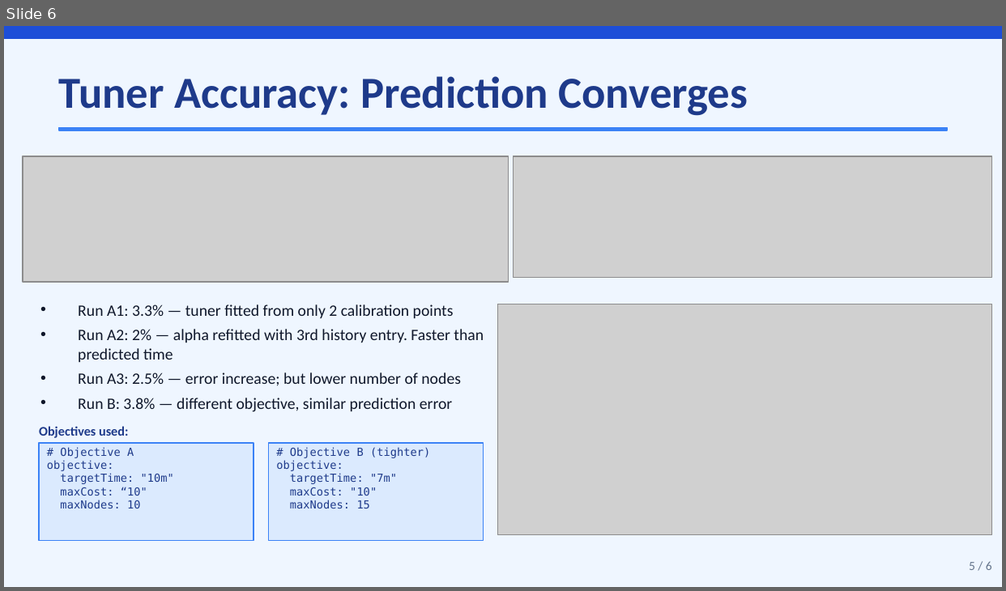
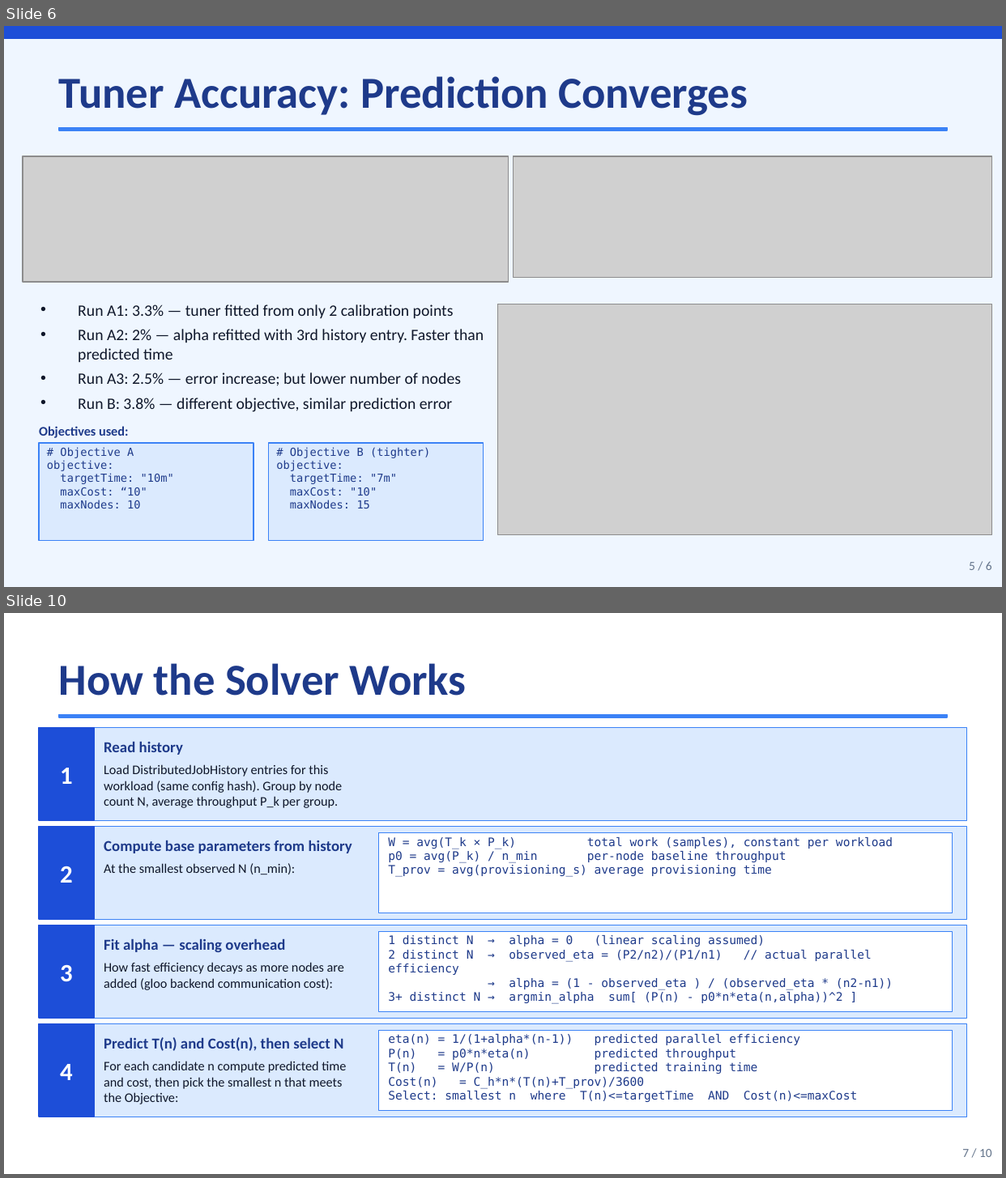
Before and after one commit to JonMukaj/praktikum2, a slide deck: presentation/final-finished.pptx. Shown one above the other, each under a label of ours: slide 6 before the commit, slides 6 and 10 after it; the slides between them are not shown. The pictures are 1006x591 and 1006x1178 pixels, drawn with LibreOffice and Linux fonts; fonts in the diff are those of the drawing; grey boxes stand for pictures. Boxes give left, top, right and bottom in pixels: in the first picture for what was removed or moved away, otherwise in the second. Text is boxed around its words. In the diff, an @@ line names an element or a change of style, - is before the commit and + after.

```diff
--- a/presentation/final-finished.pptx
+++ b/presentation/final-finished.pptx
@@ slide 10 added at <box>4,613,1002,1174</box>, background #FFFFFF @@
@@ text added at <box>59,663,467,696</box>, 32 pt, text #1E3A8A, bold @@
+How the Solver Works
@@ rectangle added at <box>39,728,967,820</box>, fill #DBEAFE, outline #3B82F6 0.5 pt @@
@@ rectangle added at <box>39,728,94,820</box>, fill #1D4ED8, outline #1D4ED8 1 pt @@
@@ rectangle added at <box>59,715,947,717</box>, fill #3B82F6, outline #3B82F6 1 pt @@
@@ text added at <box>104,742,183,755</box>, 11 pt, text #1E3A8A, bold @@
+Read history
@@ text added at <box>60,768,73,784</box>, 18 pt, text #FFFFFF, bold @@
+1
@@ text added at <box>104,764,343,808</box>, 9.5 pt, text #0F172A @@
+Load DistributedJobHistory entries for this workload (same config hash). Group by node count N, average throughput P_k per group.
@@ rectangle added at <box>39,827,967,919</box>, fill #DBEAFE, outline #3B82F6 0.5 pt @@
@@ rectangle added at <box>39,827,94,919</box>, fill #1D4ED8, outline #1D4ED8 1 pt @@
@@ text added at <box>104,841,352,854</box>, 11 pt, text #1E3A8A, bold @@
+Compute base parameters from history
@@ rectangle added at <box>378,833,952,914</box>, fill #FFFFFF, outline #3B82F6 0.5 pt @@
@@ text added at <box>388,837,893,877</box>, 8.5 pt, text #1E3A8A @@
+W = avg(T_k × P_k) total work (samples), constant per workload
+p0 = avg(P_k) / n_min per-node baseline throughput
+T_prov = avg(provisioning_s) average provisioning time
@@ text added at <box>60,867,73,883</box>, 18 pt, text #FFFFFF, bold @@
+2
@@ text added at <box>104,863,295,875</box>, 9.5 pt, text #0F172A @@
+At the smallest observed N (n_min):
@@ rectangle added at <box>39,926,967,1018</box>, fill #DBEAFE, outline #3B82F6 0.5 pt @@
@@ rectangle added at <box>39,926,94,1018</box>, fill #1D4ED8, outline #1D4ED8 1 pt @@
@@ text added at <box>104,939,285,952</box>, 11 pt, text #1E3A8A, bold @@
+Fit alpha — scaling overhead
@@ rectangle added at <box>378,931,952,1012</box>, fill #FFFFFF, outline #3B82F6 0.5 pt @@
@@ text added at <box>388,935,893,1004</box>, 8.5 pt, text #1E3A8A @@
+1 distinct N → alpha = 0 (linear scaling assumed)
+2 distinct N → observed_eta = (P2/n2)/(P1/n1) // actual parallel efficiency
+→ alpha = (1 - observed_eta ) / (observed_eta * (n2-n1))
+3+ distinct N → argmin_alpha sum[ (P(n) - p0*n*eta(n,alpha))^2 ]
@@ text added at <box>60,965,73,982</box>, 18 pt, text #FFFFFF, bold @@
+3
@@ text added at <box>104,962,344,990</box>, 9.5 pt, text #0F172A @@
+How fast efficiency decays as more nodes are added (gloo backend communication cost):
@@ rectangle added at <box>39,1024,967,1117</box>, fill #DBEAFE, outline #3B82F6 0.5 pt @@
@@ rectangle added at <box>39,1024,94,1117</box>, fill #1D4ED8, outline #1D4ED8 1 pt @@
@@ text added at <box>104,1037,343,1051</box>, 11 pt, text #1E3A8A, bold @@
+Predict T(n) and Cost(n), then select N
@@ rectangle added at <box>378,1030,952,1111</box>, fill #FFFFFF, outline #3B82F6 0.5 pt @@
@@ text added at <box>388,1034,857,1102</box>, 8.5 pt, text #1E3A8A @@
+eta(n) = 1/(1+alpha*(n-1)) predicted parallel efficiency
+P(n) = p0*n*eta(n) predicted throughput
+T(n) = W/P(n) predicted training time
+Cost(n) = C_h*n*(T(n)+T_prov)/3600
+Select: smallest n where T(n)<=targetTime AND Cost(n)<=maxCost
@@ text added at <box>60,1064,73,1080</box>, 18 pt, text #FFFFFF, bold @@
+4
@@ text added at <box>104,1061,346,1105</box>, 9.5 pt, text #0F172A @@
+For each candidate n compute predicted time and cost, then pick the smallest n that meets the Objective:
@@ text added at <box>962,1149,992,1157</box>, 9 pt, text #64748B @@
+7 / 10
```
Also in this commit, not shown: 3 slides changed, 1 other slide added.
